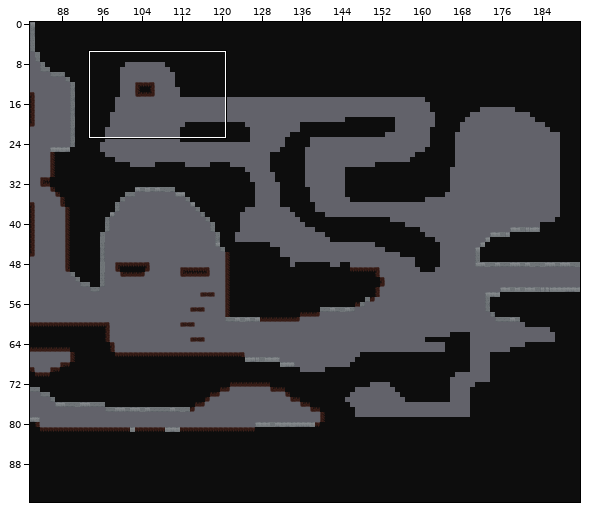
Tiled map -- maps/caves.tmx. Above, an overview of the earlier version with the close-up marked.
Close-up. First the earlier version:
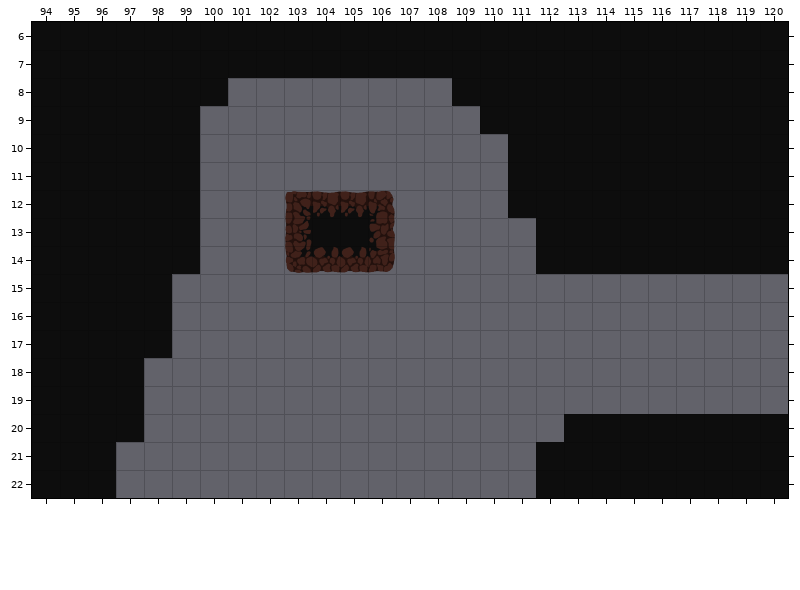
Cells are 64x64 px. Shown: x 94..120, y 6..22. The commit also changed other parts of the map, which this record leaves out.
And afterwards:
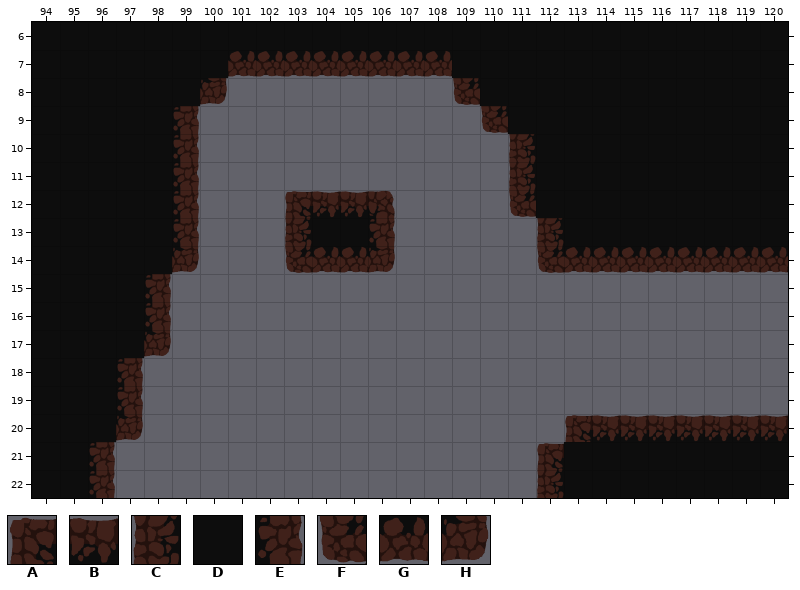
Key: from "rocks": A 5, B 6, C 9, D 10, E 11, F 13, G 14, H 15.
_ is an empty cell.
Diff:
Layer "solid tiles":
Tile D becomes tile A in row 20 at x 113; in row 21 at x 112.
Tile D becomes tile B in row 20 at x 114 to 120.
Tile D becomes tile C in rows 10 to 11 at x 111; in row 13 at x 112; in row 22 at x 112.
Tile D becomes tile E in rows 9 to 13 at x 99; in rows 15 to 16 at x 98; in rows 18 to 19 at x 97; in rows 21 to 22 at x 96.
Tile D becomes tile F in row 8 at x 109; in row 9 at x 110; in row 12 at x 111; in row 14 at x 112.
Tile D becomes tile G in row 7 at x 101 to 108; in row 14 at x 113 to 120.
Tile D becomes tile H in row 8 at x 100; in row 14 at x 99; in row 17 at x 98; in row 20 at x 97.
Where, in picture pixels (left, top, right, bottom), the same in both close-ups:
changed: (89, 51, 788, 498)
